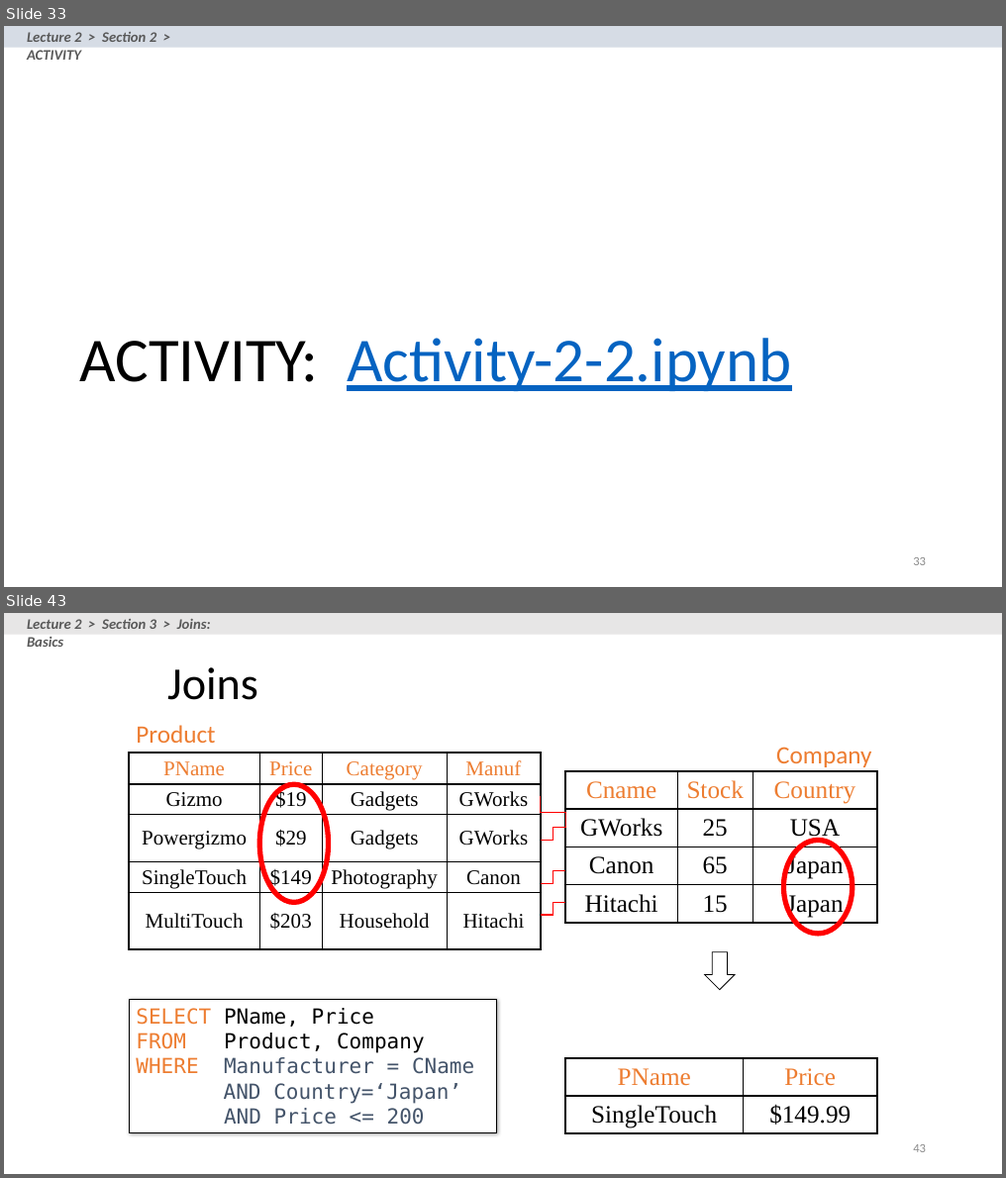
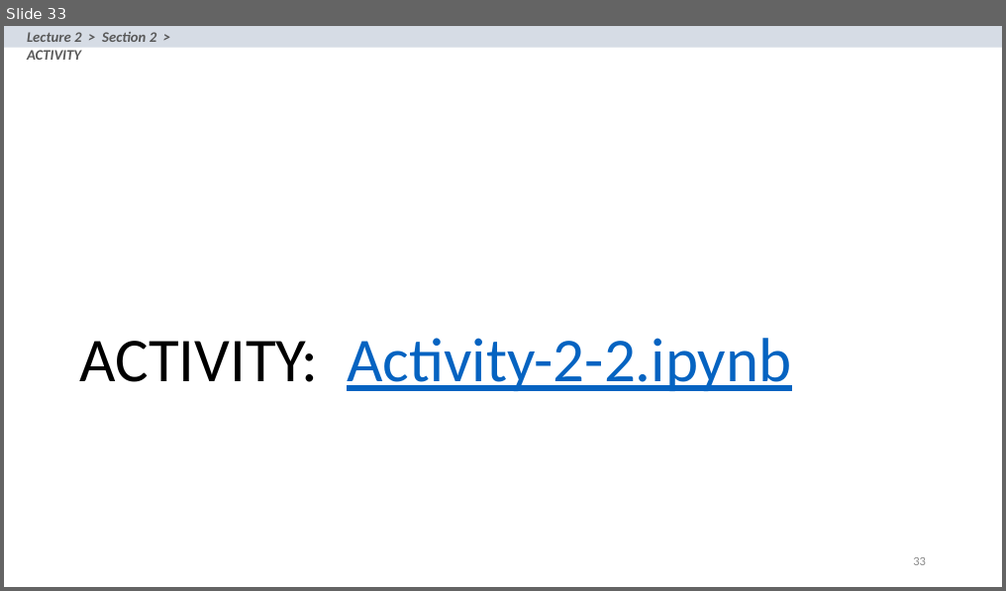
Before and after one commit to yazduni-cs/database-fall2018, a slide deck: lectures/lecture-2-3-4/Lecture_2_SQL.pptx. Shown one above the other, each under a label of ours: slides 33 and 43 before the commit, slide 33 after it; the slides between them are not shown. The pictures are 1006x1178 and 1006x591 pixels, drawn with LibreOffice and Linux fonts; fonts in the diff are those of the drawing. Boxes give left, top, right and bottom in pixels: in the first picture for what was removed or moved away, otherwise in the second. Text is boxed around its words. In the diff, an @@ line names an element or a change of style, - is before the commit and + after.

```diff
--- a/lectures/lecture-2-3-4/Lecture_2_SQL.pptx
+++ b/lectures/lecture-2-3-4/Lecture_2_SQL.pptx
@@ slide 43 removed at (4, 613, 1002, 1174), background #FFFFFF @@
@@ rectangle removed at (4, 613, 1002, 635) @@
@@ text removed at (27, 619, 211, 647) @@
-Lecture 2 > Section 3 > Joins: Basics
@@ title removed at (167, 667, 258, 700) @@
-Joins
@@ text removed at (136, 725, 215, 743) @@
-Product
@@ table removed at (129, 753, 541, 955), 5 rows, 4 columns @@
-PName | Price | Category | Manuf
-Gizmo | $19 | Gadgets | GWorks
-Powergizmo | $29 | Gadgets | GWorks
-SingleTouch | $149 | Photography | Canon
-MultiTouch | $203 | Household | Hitachi
@@ text removed at (776, 747, 871, 767) @@
-Company
@@ ellipse removed at (260, 784, 329, 903) @@
@@ table removed at (565, 771, 877, 923), 4 rows, 3 columns @@
-Cname | Stock | Country
-GWorks | 25 | USA
-Canon | 65 | Japan
-Hitachi | 15 | Japan
@@ elbow line removed from (541, 796) to (565, 828) @@
@@ elbow line removed from (541, 840) to (565, 828) @@
@@ ellipse removed at (784, 840, 853, 934) @@
@@ elbow line removed from (541, 884) to (565, 871) @@
@@ elbow line removed from (541, 915) to (565, 903) @@
@@ down arrow removed at (705, 953, 735, 989) @@
@@ rectangle removed at (129, 1000, 497, 1134) @@
-SELECT PName, Price
-FROM Product, Company
-WHERE Manufacturer = CName
-AND Country=‘Japan’
-AND Price <= 200
@@ table removed at (565, 1059, 877, 1134), 2 rows, 2 columns @@
-PName | Price
-SingleTouch | $149.99
@@ page number removed at (913, 1145, 926, 1153) @@
-43
```
Also in this commit, not shown: 18 other slides removed, 2 other files.
